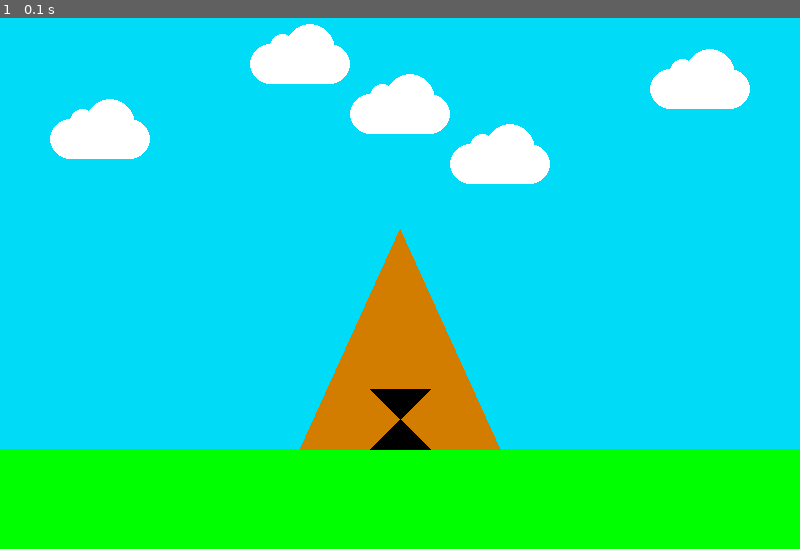
Above: before the commit, frame 1.
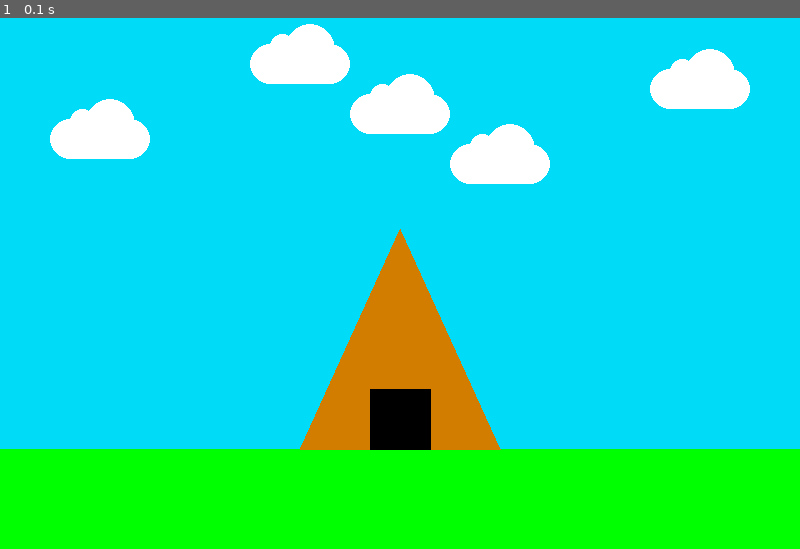
Above: after the commit, the same moment.

Repository: kccjay/pygame
Game: pygame game, started from pygame.py
Same seed, same stepped clock (60 frames per second), same inputs: the game is played once before the commit and once after it.
Inputs:
- Up to frame 1 (0.1 s): no input

The runs differ from the first frame. In frame 1, 0.4% of the frame differs, in the area x 46-54%, y 70-82%.

Commit message:
Add files via upload

Diff:
--- a/pygame.py
+++ b/pygame.py
@@ -60,7 +60,7 @@
     pygame.draw.rect(screen, GREEN, [0, 500, 800, 500])
     pygame.draw.polygon(screen, TAN, [[400, 280], [300,500], [500,500]])
     pygame.draw.ellipse(screen, SUN, [800,0, 680, 120], 1)
-    pygame.draw.polygon(screen, BLACK, [[370, 500], [430, 440], [370, 440],[430, 500]])
+    pygame.draw.polygon(screen, BLACK, [[370, 500], [370, 440], [430, 440], [430, 500]])
 
     draw_cloud(50, 150)
     draw_cloud(250, 75)
Binary file added: pygame_picture.jpeg
